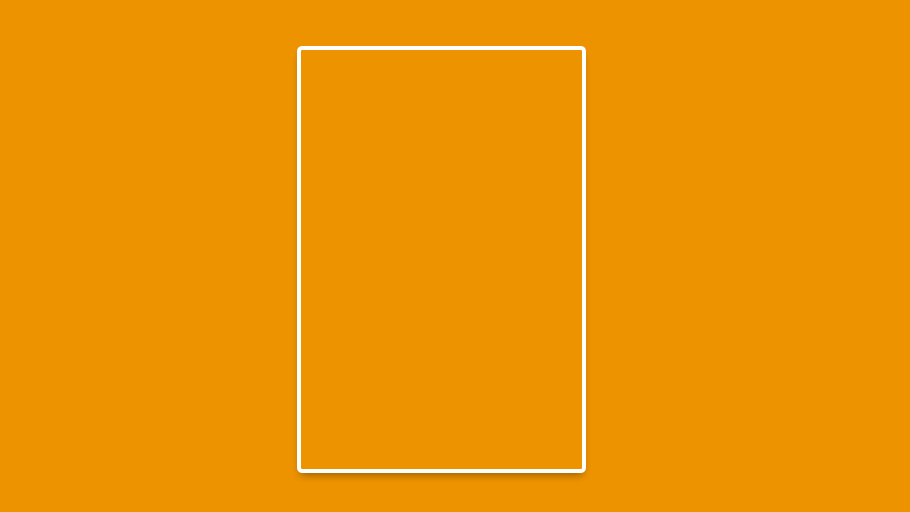
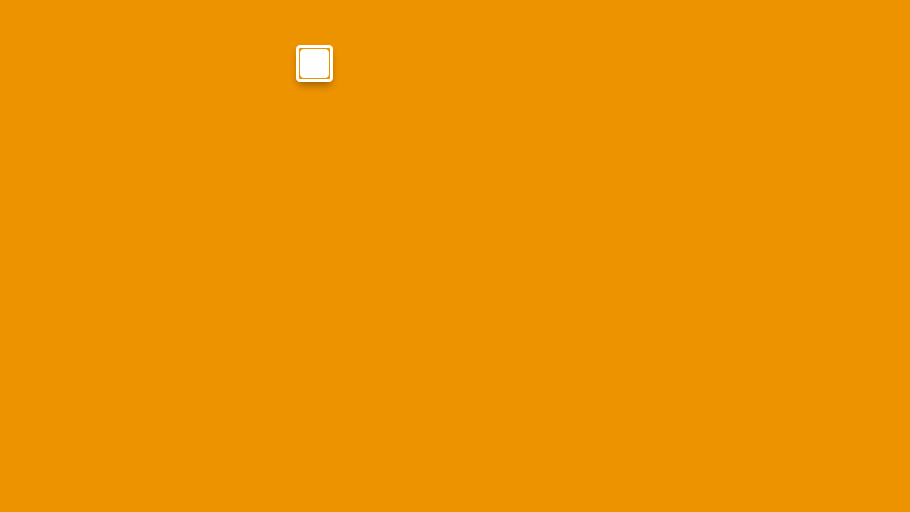
The second 910x512 image is a revision of the first. Changes to its layers:
added group "mini" with 3 layers above "poster small" over [298, 47, 537, 404]
added layer "poster_focus Kopie" (2nd of 4, in "mini") in group "mini" over [298, 47, 331, 80]
added layer "poster mask" (2nd of 4, in "mini") in group "mini" over [300, 49, 329, 78]
hid group "poster" (3 layers) over [300, 49, 583, 470]
